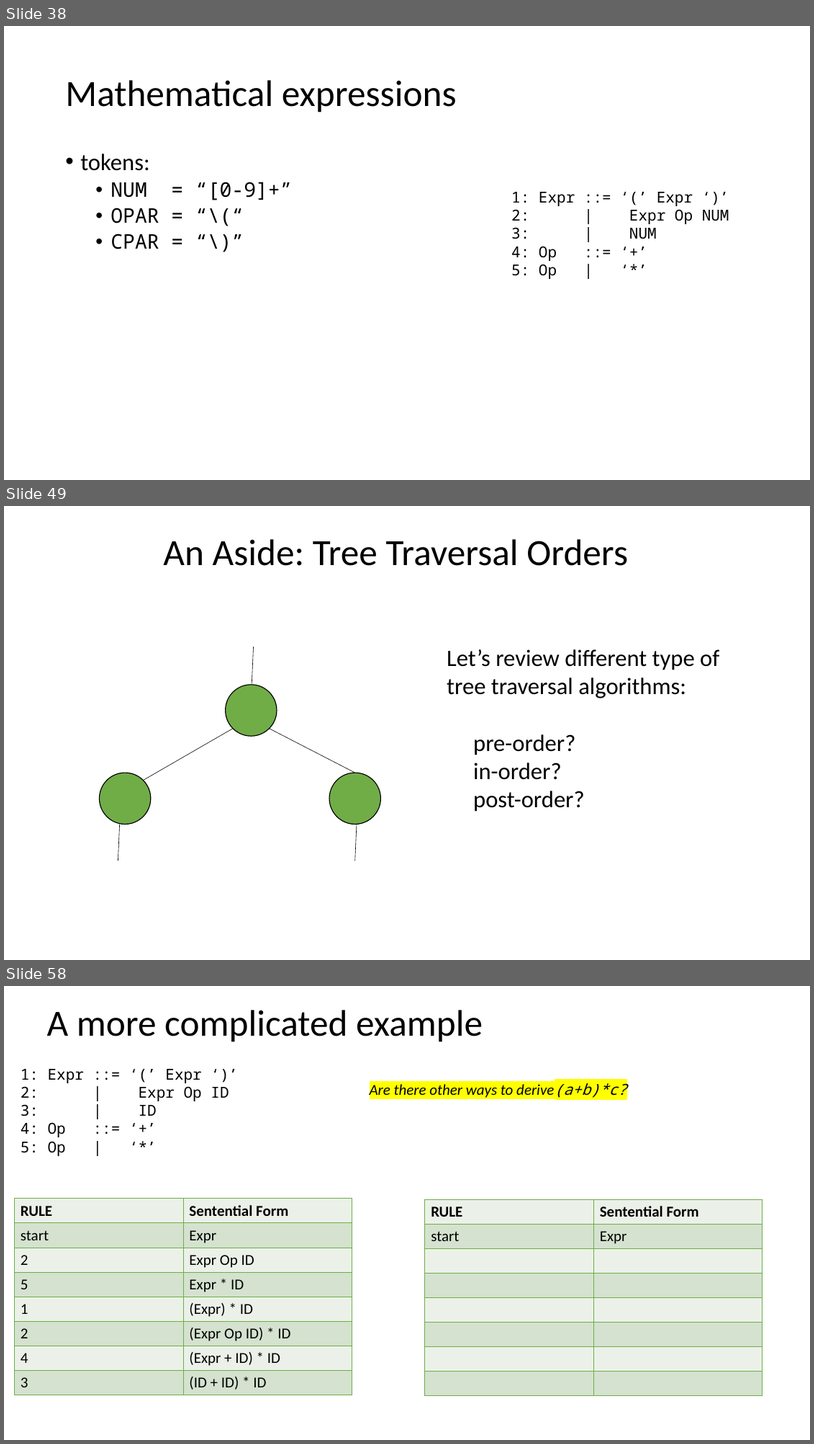
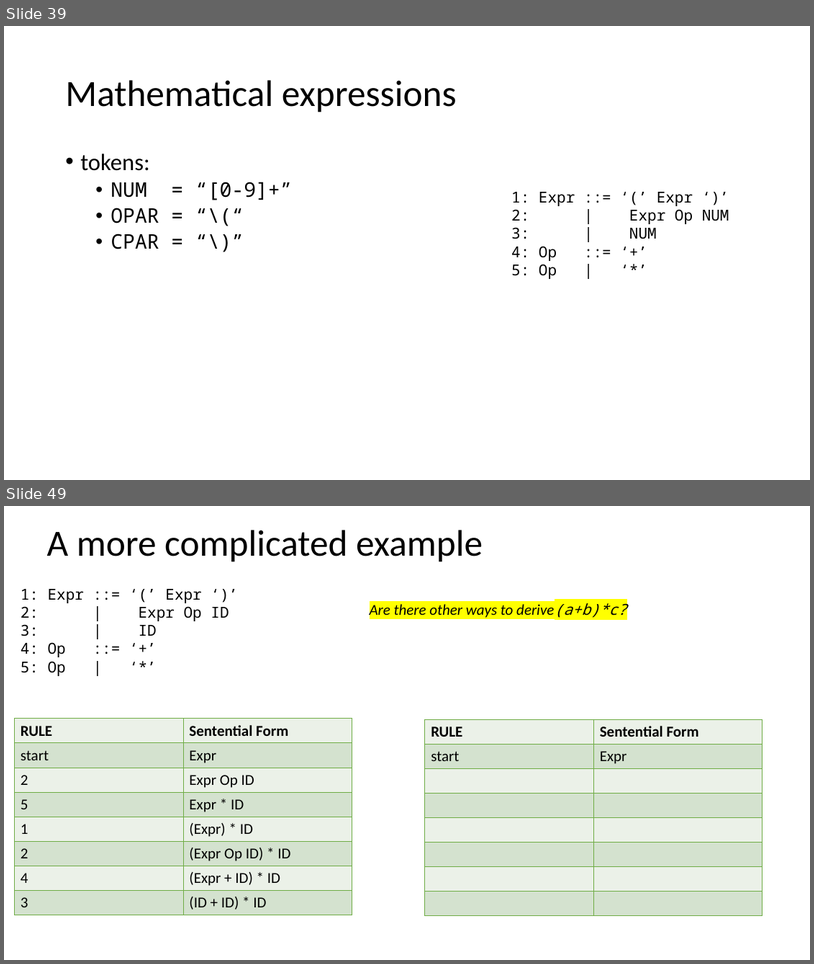
Before and after one commit to siero/CSE110A-W26, a slide deck: PDFS/C110-07A-CFG-Ambig-rev3.pptx. Shown one above the other, each under a label of ours: slides 38, 49 and 58 before the commit, slides 39 and 49 after it; the slides between them are not shown. The pictures are 814x1444 and 814x964 pixels, drawn with LibreOffice and Linux fonts; fonts in the diff are those of the drawing. Boxes give left, top, right and bottom in pixels: in the first picture for what was removed or moved away, otherwise in the second. Text is boxed around its words. In the diff, an @@ line names an element or a change of style, - is before the commit and + after.

```diff
--- a/PDFS/C110-07A-CFG-Ambig-rev3.pptx
+++ b/PDFS/C110-07A-CFG-Ambig-rev3.pptx
@@ slide 49 removed at [4, 506, 810, 960], background #FFFFFF @@
@@ title removed at [163, 539, 628, 566] @@
-An Aside: Tree Traversal Orders
@@ line removed from (254, 647) to (252, 683) @@
@@ text removed at [447, 649, 720, 811] @@
-Let’s review different type of
-tree traversal algorithms:
-pre-order?
-in-order?
-post-order?
@@ ellipse removed at [226, 685, 277, 736] @@
@@ line removed from (233, 728) to (143, 780) @@
@@ line removed from (270, 728) to (355, 773) @@
@@ ellipse removed at [100, 773, 151, 824] @@
@@ ellipse removed at [329, 773, 381, 824] @@
@@ line removed from (119, 824) to (118, 860) @@
@@ line removed from (357, 824) to (355, 860) @@
@@ what was slide 38 is now slide 39 @@
@@ what was slide 58 is now slide 49 @@
```
Also in this commit, not shown: 14 slides changed, 2 slides added, 6 other slides removed, 1 other file.
